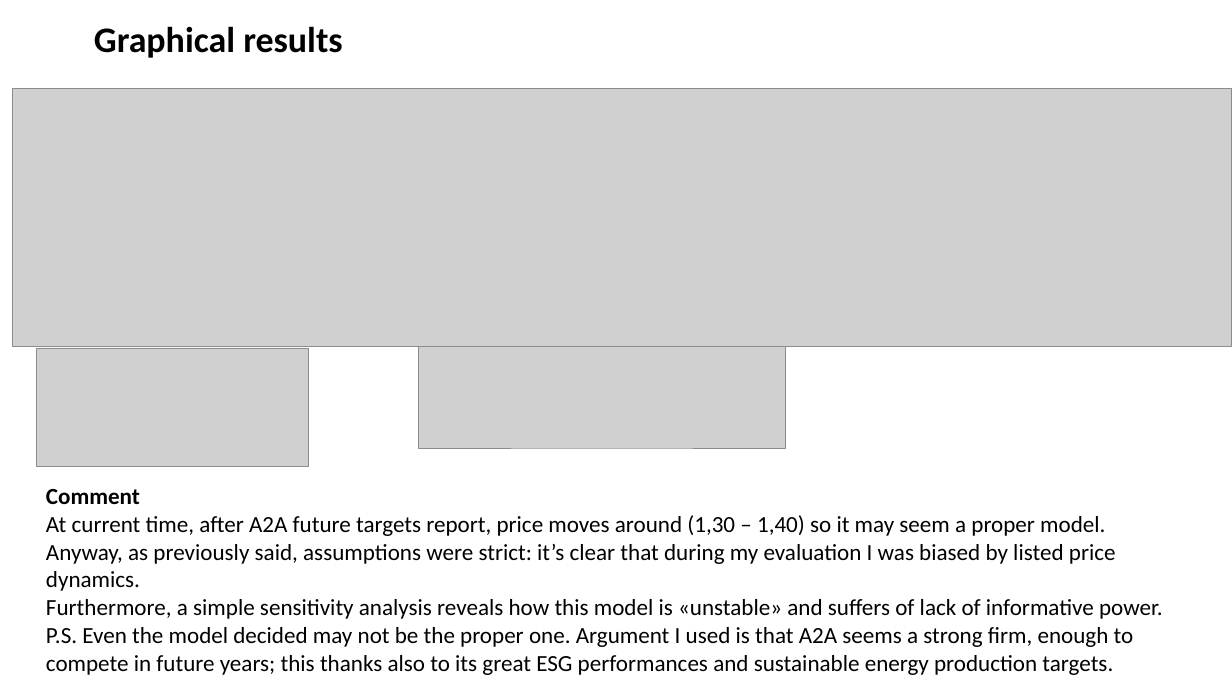
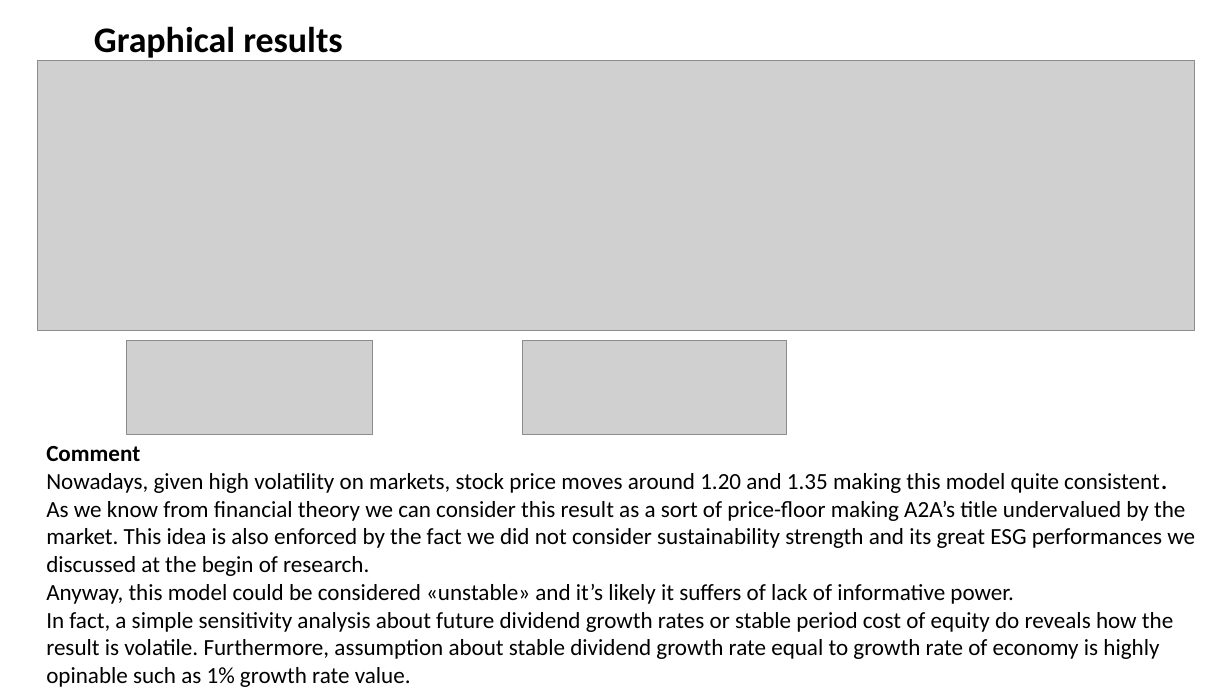
Before and after one commit to simonelucchesi/Corporate-project-, a slide deck: slide 3 of Project/Slides/5) Forecast Simone to continue.pptx. Drawn at 1232x693 pixels with LibreOffice and Linux fonts; fonts in the diff are those of the drawing; grey boxes stand for pictures. Boxes give left, top, right and bottom in pixels: in the first picture for what was removed or moved away, otherwise in the second. Text is boxed around its words. In the diff, an @@ line names an element or a change of style, - is before the commit and + after.

Commit message:
Dividend model updated

```diff
--- a/Project/Slides/5) Forecast Simone to continue.pptx
+++ b/Project/Slides/5) Forecast Simone to continue.pptx
@@ picture: place and size @@
-picture at (13,89,1232,347)
+picture at (37,60,1195,330)
@@ picture removed at (37,348,309,468) @@
@@ picture added at (127,340,373,434) @@
@@ picture: place and size @@
-picture at (419,347,786,448)
+picture at (522,340,787,434)
@@ text "Comment": place and size @@
-text "Comment" at (46,489,1163,675)
+text "Comment" at (46,446,1195,687)
@@ text at (46,473,1195,687): text changed @@
-At current time, after A2A future targets report, price moves around (1,30 – 1,40) so it may seem a proper model.
-Anyway, as previously said, assumptions were strict: it’s clear that during my evaluation I was biased by listed price dynamics.
-Furthermore, a simple sensitivity analysis reveals how this model is «unstable» and suffers of lack of informative power.
-P.S. Even the model decided may not be the proper one. Argument I used is that A2A seems a strong firm, enough to compete in future years; this thanks also to its great ESG performances and sustainable energy production targets.
+Nowadays, given high volatility on markets, stock price moves around 1.20 and 1.35 making this model quite consistent.
+As we know from financial theory we can consider this result as a sort of price-floor making A2A’s title undervalued by the market. This idea is also enforced by the fact we did not consider sustainability strength and its great ESG performances we discussed at the begin of research.
+Anyway, this model could be considered «unstable» and it’s likely it suffers of lack of informative power.
+In fact, a simple sensitivity analysis about future dividend growth rates or stable period cost of equity do reveals how the result is volatile. Furthermore, assumption about stable dividend growth rate equal to growth rate of economy is highly opinable such as 1% growth rate value.
```
Also in this commit, not shown: 3 other slides changed.
